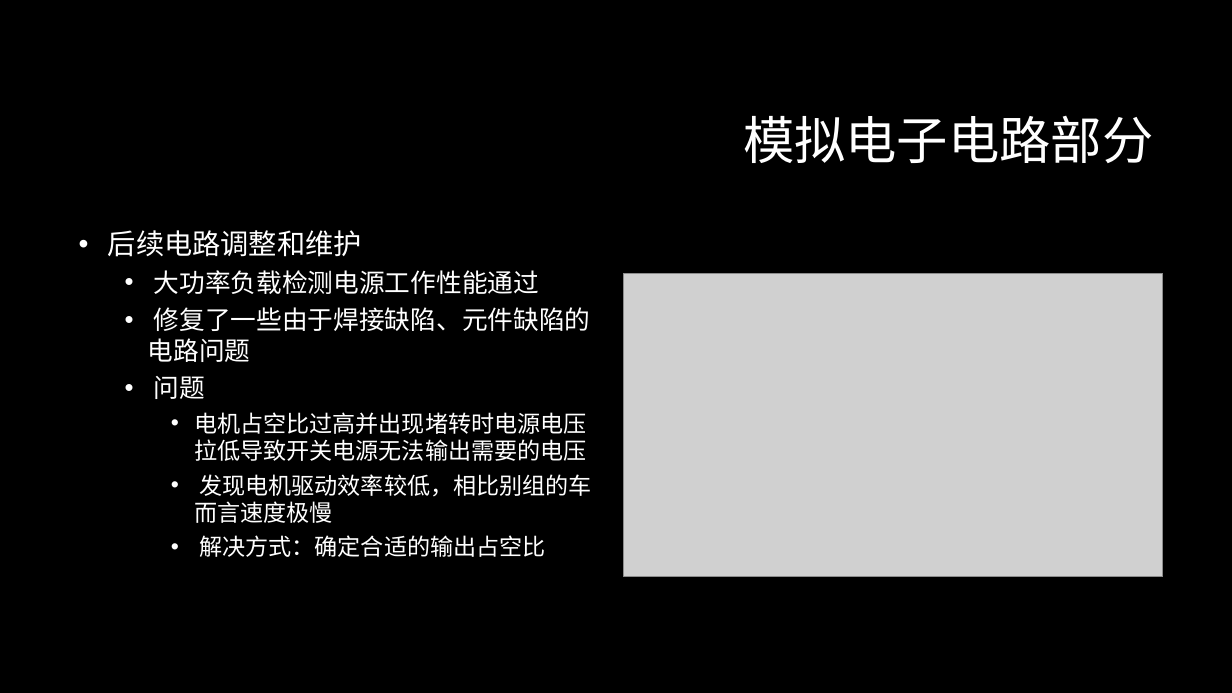
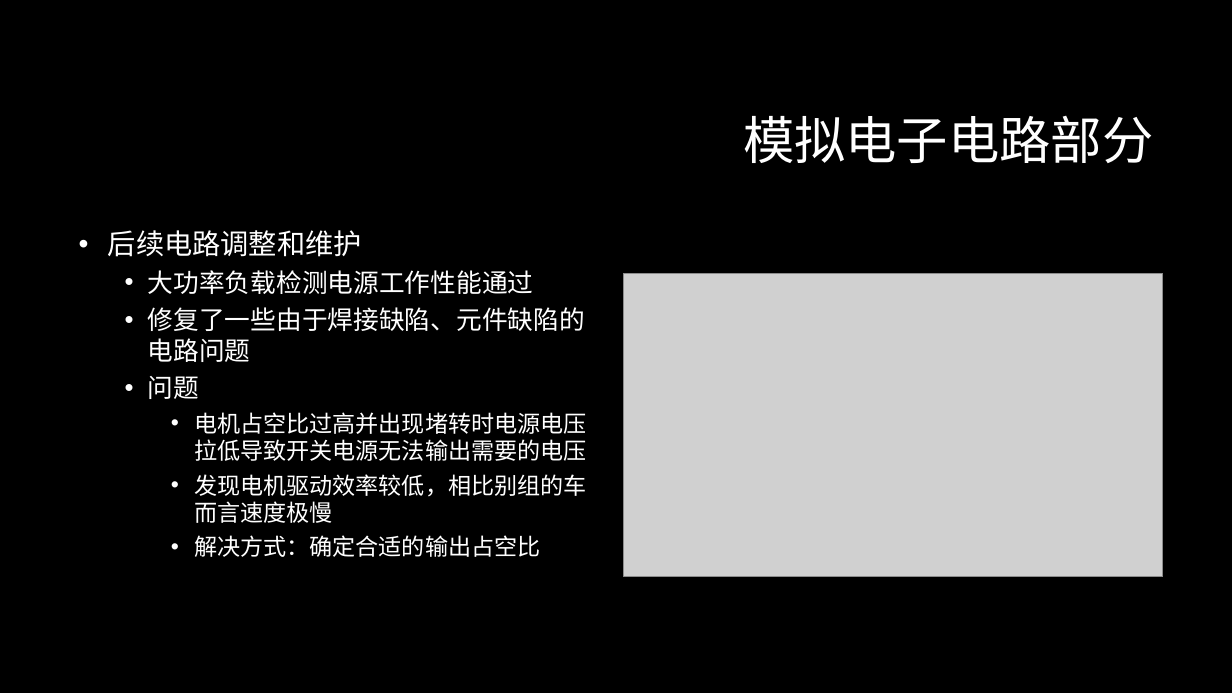
Before and after one commit to ZeroWeight/Project-of-Electronic-Circuits, a slide deck: slide 13 of report/final/final.pptx. Drawn at 1232x693 pixels with LibreOffice and Linux fonts; fonts in the diff are those of the drawing; grey boxes stand for pictures; background and template pictures are left out. Boxes give left, top, right and bottom in pixels: in the first picture for what was removed or moved away, otherwise in the second. Text is boxed around its words. In the diff, an @@ line names an element or a change of style, - is before the commit and + after.

Commit message:
[U] final commit

```diff
--- a/report/final/final.pptx
+++ b/report/final/final.pptx
@@ text "后续电路调整和维护" rewrapped from box(108, 230, 592, 557) to box(108, 230, 587, 557) @@
```
Also in this commit, not shown: 6 other slides changed.
